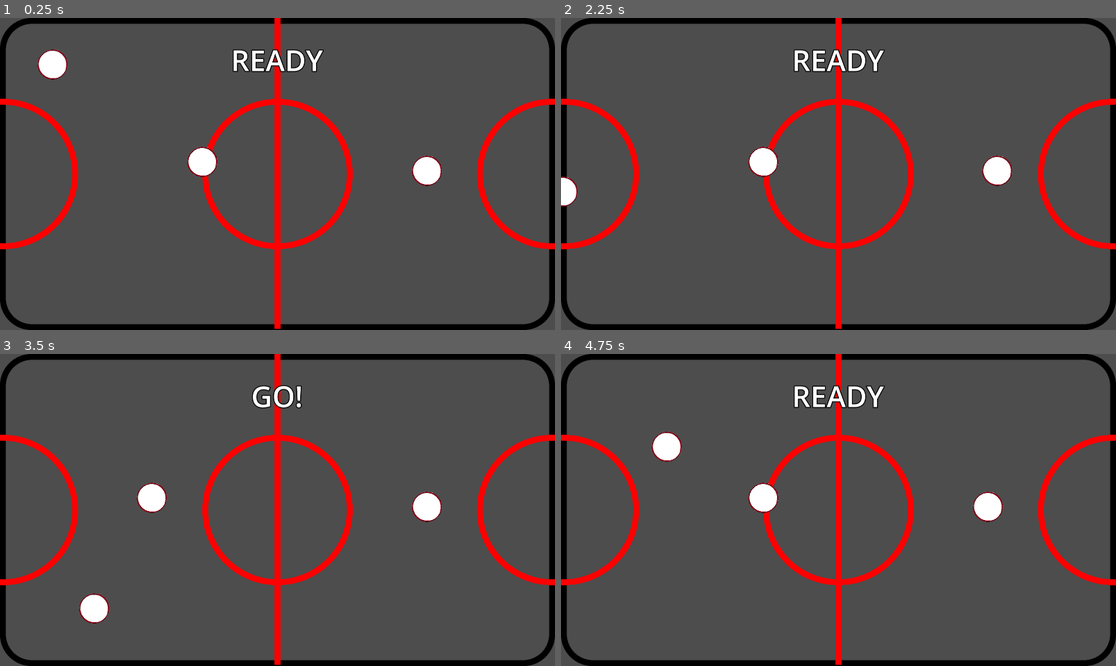
Above: before the commit, frames 1-4 (two rows, left to right).
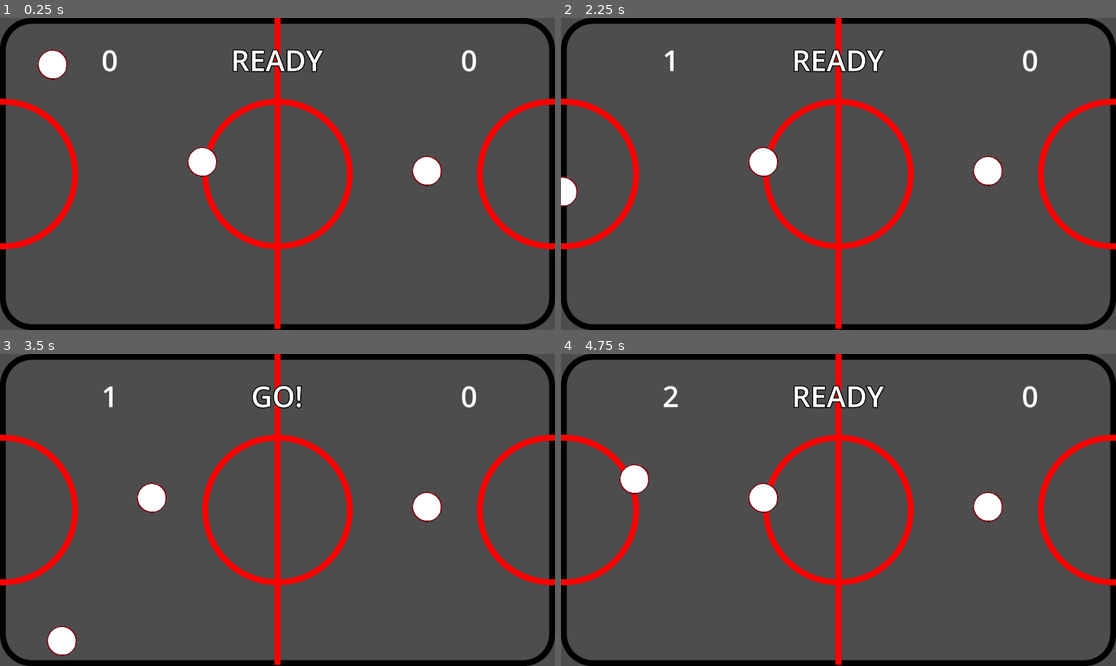
Above: after the commit, the same moments.

Repository: SingleArity/CoffeeTableAirHockey
Game: Godot game, scene res://Scenes/Game.tscn
Two runs of this game, one before a commit and one after it. Both use one fixed random seed, a clock stepped at 60 frames per second and the inputs below.
Inputs:
- Up to frame 1 (0.25 s): no input
- Up to frame 2 (2.25 s): tap Enter (ui_accept) at 0.5, 0.77, 1.52 s; hold G (move_right) 0.53-1.28 s; tap K (block) at 0.6 s; hold F (move_back) 1.28-2.03 s; tap V (block_p2) at 1.35 s; hold G (move_right) from 2.03 s (still down); tap Down (move_back_p2) at 2.1 s
- Up to frame 3 (3.5 s): release G (move_right) at 2.78 s; hold R (move_forward) from 2.78 s (still down); tap Up (move_forward_p2) at 2.85 s; tap Enter (ui_accept) at 3.02 s
- Up to frame 4 (4.75 s): release R (move_forward) at 3.53 s; hold D (move_left) from 3.53 s (still down); tap Left (move_left_p2) at 3.6 s; tap Enter (ui_accept) at 3.77, 4.52 s; tap Right (move_right_p2) at 4.35 s

The runs differ from the first frame. In frame 1, 0.2% of the frame differs, in the area x 18-86%, y 10-18%; in frame 2, 0.5%; in frame 3, 1.0%; in frame 4, 1.0%, in the area x 10-86%, y 10-45%.

Commit message:
Playtest changes: add score, input freeze before start, reset after game end (#6)
* Added input freeze, score counter

* Reset game with start-game button

---------

Co-authored-by: SingleArity <56183658+SingleArity@users.noreply.github.com>

Diff:
--- a/Scenes/Game.tscn
+++ b/Scenes/Game.tscn
@@ -49,6 +49,19 @@
 outline_size = 13
 outline_color = Color(0.0295066, 0.0295066, 0.0295066, 1)
 
+[sub_resource type="LabelSettings" id="LabelSettings_1aun1"]
+line_spacing = 50.0
+font_size = 100
+
+[sub_resource type="LabelSettings" id="LabelSettings_hii56"]
+line_spacing = 0.0
+font_size = 100
+
+[sub_resource type="LabelSettings" id="LabelSettings_henyj"]
+font_size = 100
+outline_size = 13
+outline_color = Color(0, 0, 0, 1)
+
 [sub_resource type="SpriteFrames" id="SpriteFrames_iesco"]
 animations = [{
 "frames": [{
@@ -129,8 +142,31 @@
 offset_top = 77.0
 offset_right = 1566.0
 offset_bottom = 217.0
+label_settings = SubResource("LabelSettings_0wjtg")
+horizontal_alignment = 1
+
+[node name="ScoreP2" type="Label" parent="Display"]
+layout_mode = 0
+offset_left = 1000.0
+offset_right = 1300.0
+offset_bottom = 150.0
+text = "0"
+label_settings = SubResource("LabelSettings_1aun1")
+horizontal_alignment = 2
+
+[node name="ScoreP1" type="Label" parent="Display"]
+layout_mode = 0
+offset_right = 300.0
+offset_bottom = 150.0
+text = "0"
+label_settings = SubResource("LabelSettings_hii56")
+
+[node name="Main" type="Label" parent="Display"]
+layout_mode = 0
+offset_right = 1215.0
+offset_bottom = 140.0
 text = "READY"
-label_settings = SubResource("LabelSettings_0wjtg")
+label_settings = SubResource("LabelSettings_henyj")
 horizontal_alignment = 1
 
 [node name="Mallet_P1" type="AnimatableBody2D" parent="."]
--- a/Scripts/game_script.gd
+++ b/Scripts/game_script.gd
@@ -15,7 +15,9 @@
 var player2_score = 0
 
 # UI elements (assuming these will be assigned in the inspector)
-@onready var display_label = $Display
+@onready var main_label = $Display/Main
+@onready var player1_score_label = $Display/ScoreP1
+@onready var player2_score_label = $Display/ScoreP2
 
 func _ready():
 	# Initialize the game in READY state
@@ -30,27 +32,33 @@
 func change_state(new_state):
 	current_state = new_state
 
+	player1_score_label.text = str(player1_score)
+	player2_score_label.text = str(player2_score)
 	match current_state:
 		GameState.READY:
 			# Lock player input
 			lock_player_input()
 
 			# Display READY text
-			display_label.text = "READY"
-			display_label.visible = true
+			main_label.text = "READY"
+			main_label.visible = true
+
+			# Timer to hide GO text
+			var timer = get_tree().create_timer(1.0)
+			await timer.timeout
 
 		GameState.PLAY:
 			# Unlock player input
 			unlock_player_input()
 
 			# Show GO text briefly
-			display_label.text = "GO!"
-			display_label.visible = true
+			main_label.text = "GO!"
+			main_label.visible = true
 
 			# Timer to hide GO text
 			var timer = get_tree().create_timer(1.0)
-			await timer.timeout
-			display_label.visible = false
+			await timer.timeout # TODO: Be able to cancel this timer if needed
+			main_label.visible = false
 
 		GameState.WIN:
 			# Lock player input
@@ -58,13 +66,16 @@
 
 			# Determine winner and display
 			var winner_text = "Player 1 Wins!" if player1_score >= 7 else "Player 2 Wins!"
-			display_label.text = winner_text
-			display_label.visible = true
+			main_label.text = winner_text
+			main_label.visible = true
 
 # Signal handlers
 func _on_start_play():
 	if current_state == GameState.READY:
 		change_state(GameState.PLAY)
+	if current_state == GameState.WIN:
+		# Reset scores and change to READY state
+		reset_game()
 
 func _on_score_updated(player_id):
 	if current_state == GameState.PLAY:
--- a/Scripts/mallet.gd
+++ b/Scripts/mallet.gd
@@ -12,8 +12,8 @@
 @export var player: int
 
 var can_control = true
-var move_vertical = Input.get_joy_axis(0,JOY_AXIS_LEFT_X)
-var move_horizontal = Input.get_joy_axis(0,JOY_AXIS_LEFT_Y)
+var move_vertical = Input.get_joy_axis(0, JOY_AXIS_LEFT_X)
+var move_horizontal = Input.get_joy_axis(0, JOY_AXIS_LEFT_Y)
 
 var current_move_speed = 8
 
@@ -30,18 +30,18 @@
 
 # Called when the node enters the scene tree for the first time.
 func _ready() -> void:
+	SignalBus.lock_player.connect(_on_lock_player_input)
 	if(player == 0):
 		current_input_map = input_map_p1
 	elif(player == 1):
 		current_input_map = input_map_p2
-	pass # Replace with function body.
 
 func _input(event: InputEvent) -> void:
 	print(event.device)
 
 # Called every frame. 'delta' is the elapsed time since the previous frame.
 func _process(delta: float) -> void:
-	if(!can_control):
+	if (!can_control):
 		return
 
 	move_vertical = Input.get_joy_axis(0,JOY_AXIS_LEFT_X)
@@ -74,6 +74,7 @@
 	#print("y: ", move_horizontal)
 
 func _physics_process(delta: float) -> void:
+
 	var move_amt = Vector2(move_horizontal * -1, move_vertical) * current_move_speed
 	var oob = outside_move_boundaries(move_amt)
 	if(!oob):
@@ -83,7 +84,7 @@
 	var move_vector = Vector2(move_horizontal * -1, move_vertical)
 	#var angle = move_vector.angle_to(Vector2(1,0))
 	var angle = rad_to_deg(move_vector.angle())
-	if(move_vector == Vector2(0,0)):
+	if (move_vector == Vector2(0, 0)):
 		angle = 0.0
 	#print(angle)
 	$Chevrons.rotation_degrees = angle
@@ -105,3 +106,6 @@
 func _on_cooldown_timer_timeout() -> void:
 	can_control = true
 	$CooldownTimer.stop()
+
+func _on_lock_player_input(locked: bool) -> void:
+	can_control = !locked
Not shown: 2 places in Scenes/Game.tscn that only renumber resources
